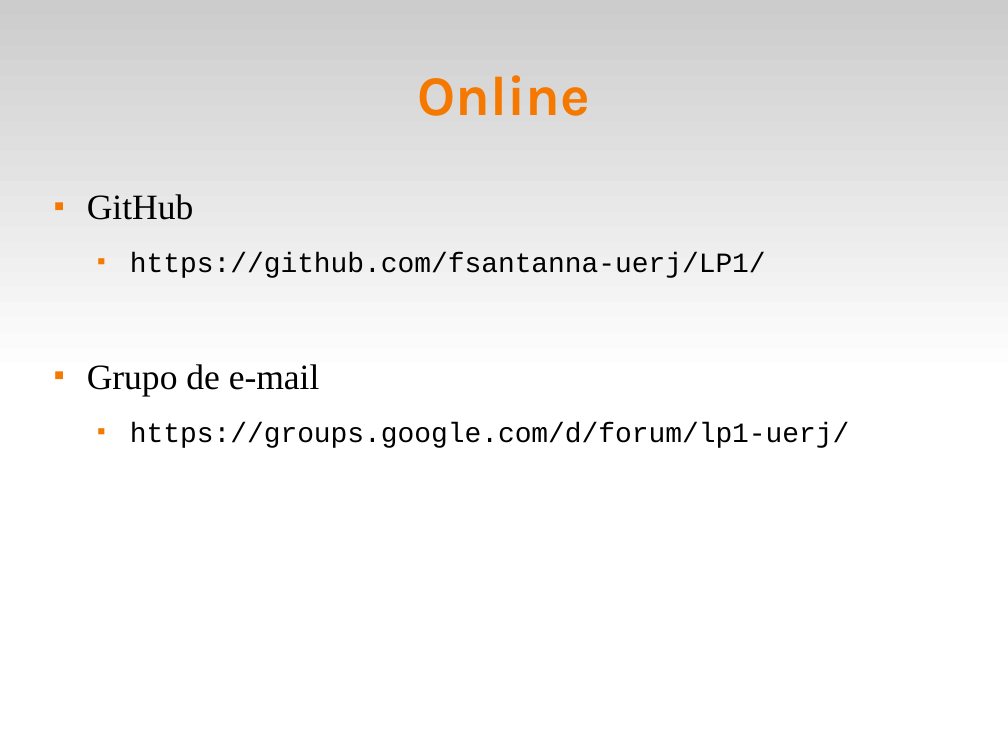
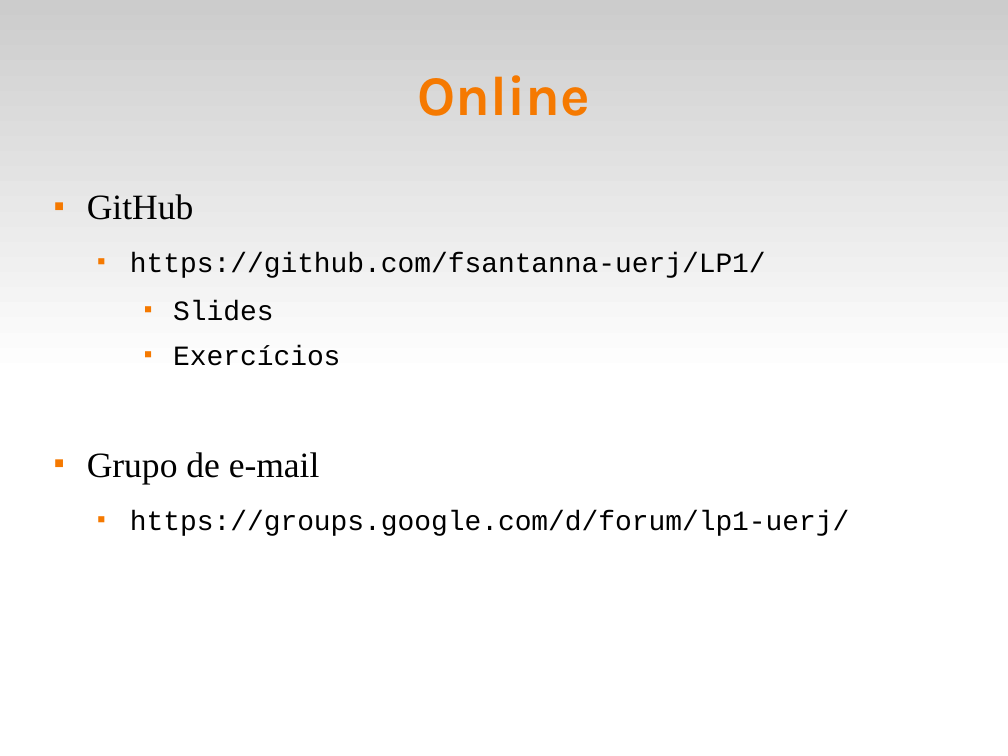
Before and after one commit to fsantanna-uerj/LP1, a slide deck: slide 3 of Slides/lp1-00-intro.odp. Drawn at 1008x756 pixels with LibreOffice and Linux fonts; fonts in the diff are those of the drawing. Boxes give left, top, right and bottom in pixels: in the first picture for what was removed or moved away, otherwise in the second. Text is boxed around its words. In the diff, an @@ line names an element or a change of style, - is before the commit and + after.

```diff
--- a/Slides/lp1-00-intro.odp
+++ b/Slides/lp1-00-intro.odp
@@ text at [173,300,340,366]: paragraphs added @@
+    ■ Slides
+    ■ Exercícios
```
Also in this commit, not shown: 1 other slide changed, 4 other files.
